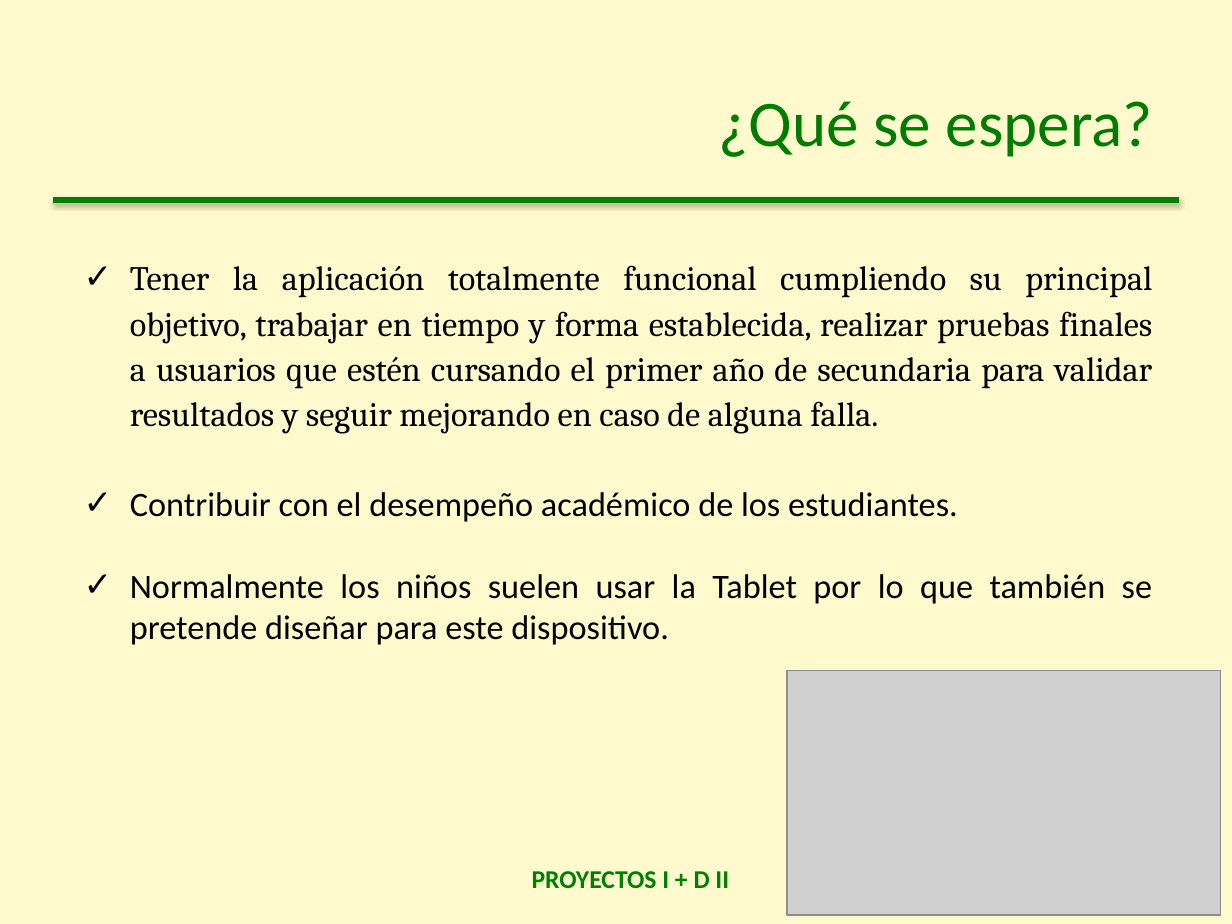
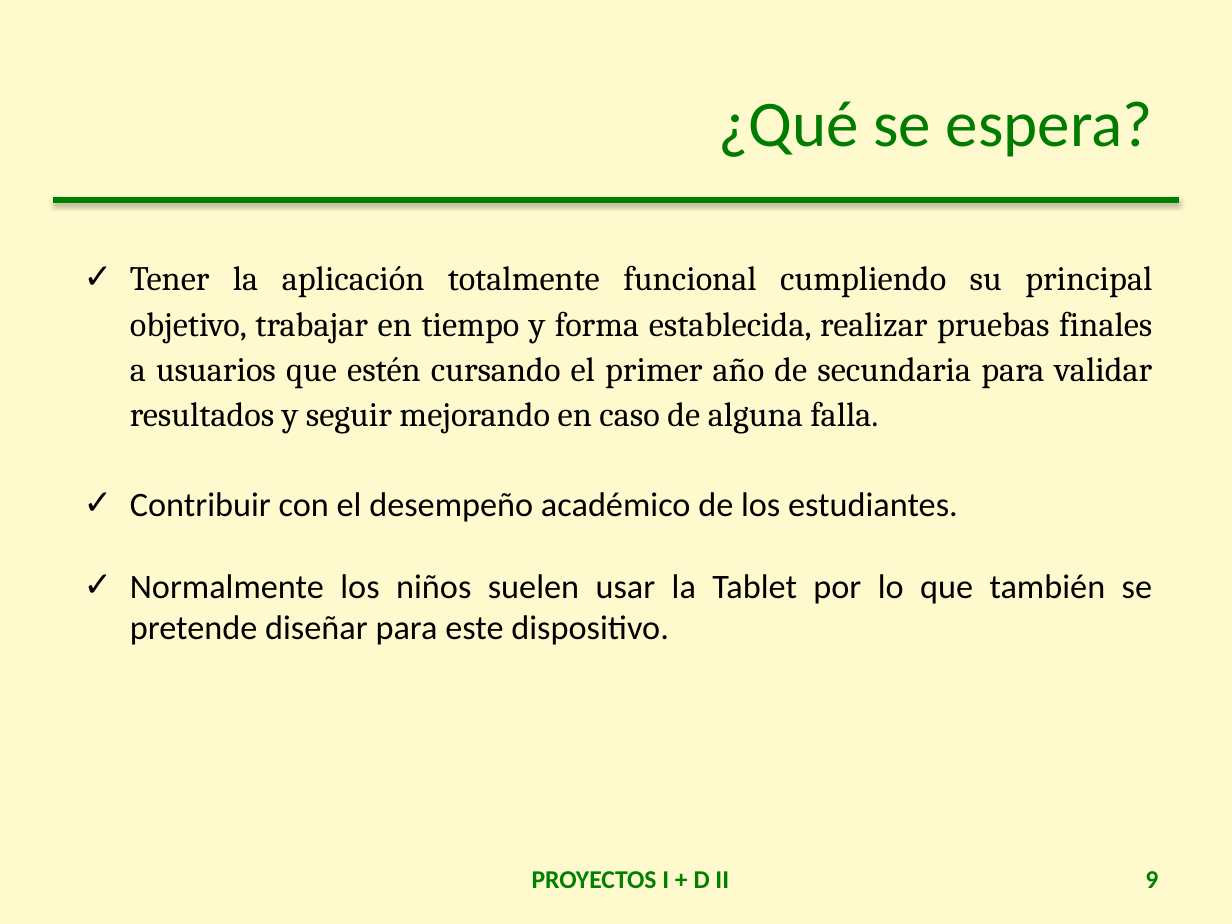
Before and after one commit to Proyectos-I-K/AppMovil, a slide deck: slide 9 of DIAPOSITIVAS RESUMEN EJECUTIVO.pptx. Drawn at 1232x924 pixels with LibreOffice and Linux fonts; fonts in the diff are those of the drawing; grey boxes stand for pictures; background and template pictures are left out. Boxes give left, top, right and bottom in pixels: in the first picture for what was removed or moved away, otherwise in the second. Text is boxed around its words. In the diff, an @@ line names an element or a change of style, - is before the commit and + after.

```diff
--- a/DIAPOSITIVAS RESUMEN EJECUTIVO.pptx
+++ b/DIAPOSITIVAS RESUMEN EJECUTIVO.pptx
@@ picture removed at [787,670,1221,914] @@
@@ page number added at [1145,871,1158,888], 15 pt, text #008000, bold @@
+9
```
Also in this commit, not shown: 2 other slides changed, 4 other files.
